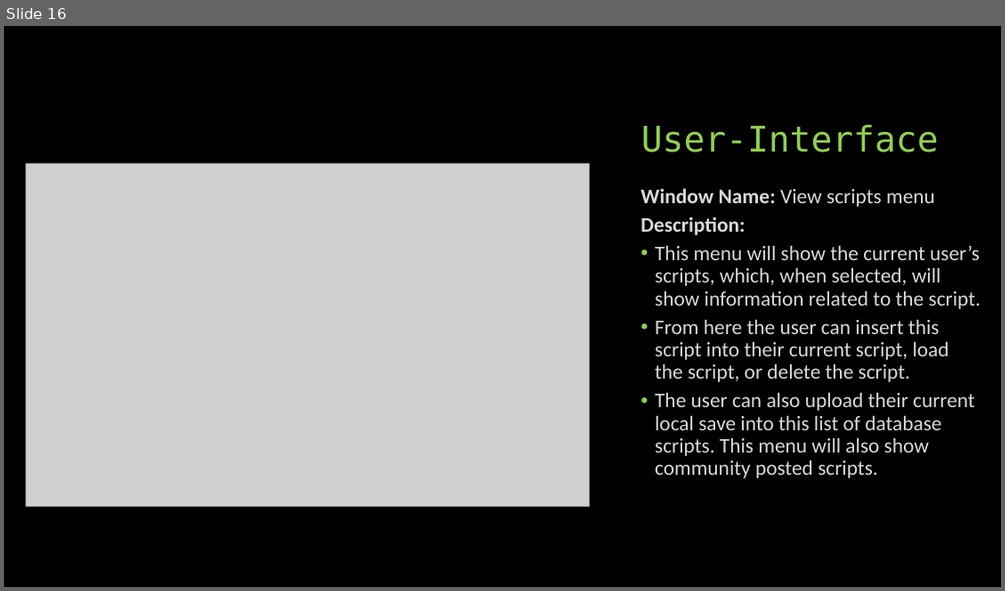
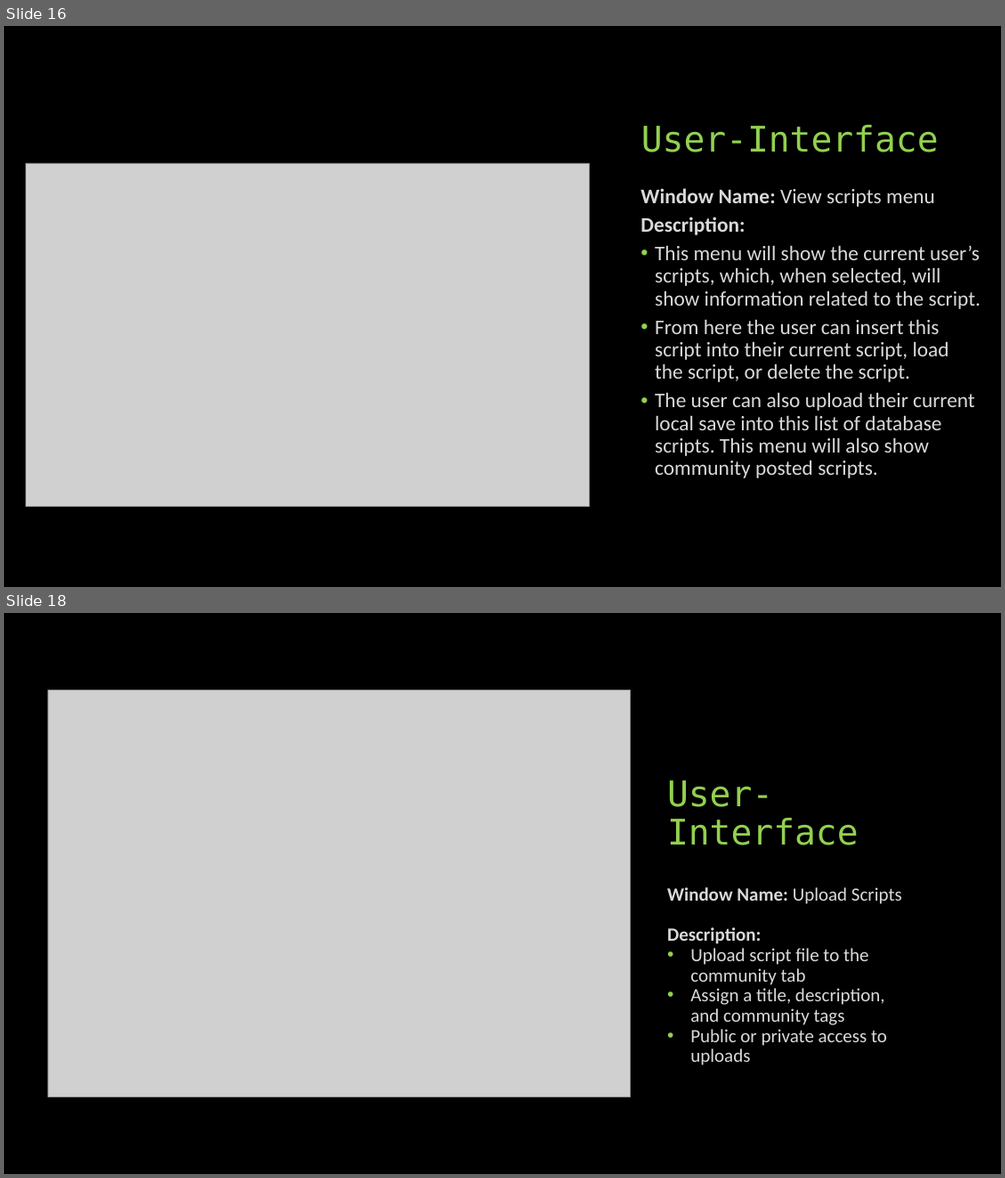
Before and after one commit to CS341-Group-2/sprint-1-presentation, a slide deck: Group 2 Introductory Presentation.pptx. Shown one above the other, each under a label of ours: slide 16 before the commit, slides 16 and 18 after it; the slides between them are not shown. The pictures are 1005x591 and 1005x1178 pixels, drawn with LibreOffice and Linux fonts; fonts in the diff are those of the drawing; grey boxes stand for pictures. Boxes give left, top, right and bottom in pixels: in the first picture for what was removed or moved away, otherwise in the second. Text is boxed around its words. In the diff, an @@ line names an element or a change of style, - is before the commit and + after.

Commit message:
Update Group 2 Introductory Presentation.pptx
Added second half of the user interface slides.

```diff
--- a/Group 2 Introductory Presentation.pptx
+++ b/Group 2 Introductory Presentation.pptx
@@ slide 18 added at (x1=4, y1=613, x2=1001, y2=1174), background #000000 @@
@@ picture added at (x1=48, y1=690, x2=630, y2=1096) @@
@@ title added at (x1=667, y1=780, x2=858, y2=845), 34 pt, text #92D050 @@
+User-Interface
@@ text added at (x1=667, y1=887, x2=902, y2=1065), 18 pt, text #D9D9D9 @@
+Window Name: Upload Scripts
+Description:
+• Upload script file to the community tab
+• Assign a title, description, and community tags
+• Public or private access to uploads
```
Also in this commit, not shown: 4 other slides added, 2 slides removed.
